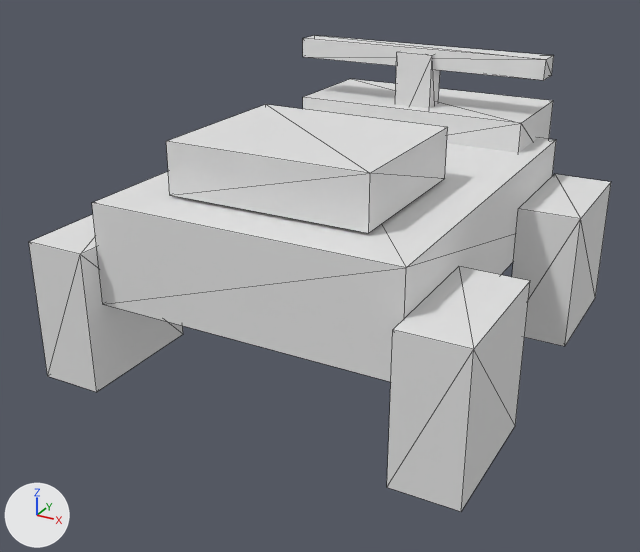
A saved change to the COLLADA model SCIE-Port/src/SCIEPort/Assets/Models/ATV.dae.
The view is the same before and after, from a 50 mm lens placed at (1.48, -2.88, 1.76), pointed at (-0.04, -0.13, 0.39). Every picture has the same lights, and +X, +Y and +Z are marked at lower left. The picture after the commit comes second. Mesh edges are drawn as thin lines.

Names of what the first picture shows: 'ATV'.
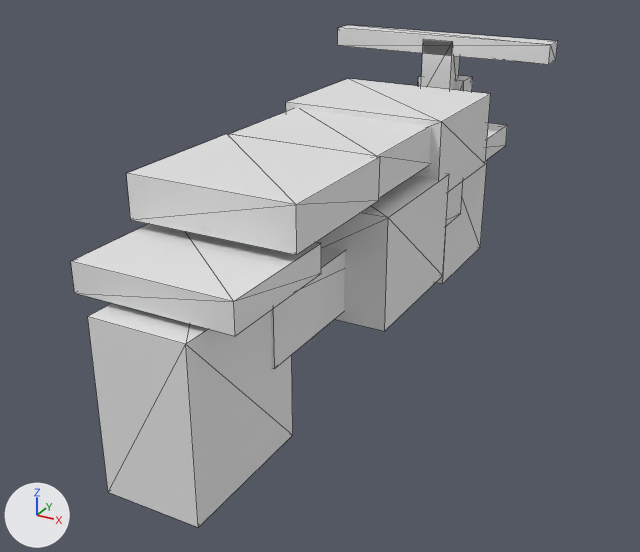
Pixel boxes (x1, y1, x2, y2) of what changed, in the pictures (640 x 552 px):
'ATV', reshaped (16% narrower): before (29, 35, 611, 511); after (71, 25, 558, 527)
part 1 of me_atv, added: after (271, 181, 463, 369)
part 2 of me_atv, added: after (317, 174, 449, 331)
part 3 of me_atv, added: after (286, 79, 491, 192)
part 4 of me_atv, added: after (230, 108, 431, 198)
part 5 of me_atv, added: after (127, 134, 380, 255)
part 6 of me_atv, added: after (418, 76, 473, 92)
part 7 of me_atv, added: after (421, 39, 460, 90)
part 8 of me_atv, added: after (338, 25, 558, 64)
part 9 of me_atv, added: after (437, 160, 487, 284)
part 10 of me_atv, added: after (88, 303, 293, 527)
part 11 of me_atv, added: after (486, 123, 507, 160)
part 12 of me_atv, added: after (71, 224, 321, 336)
part 13 of me_atv, deleted: before (92, 138, 556, 382)
part 14 of me_atv, deleted: before (303, 35, 554, 80)
part 15 of me_atv, deleted: before (387, 266, 530, 511)
part 16 of me_atv, deleted: before (303, 79, 553, 153)
part 17 of me_atv, deleted: before (166, 104, 448, 233)
part 18 of me_atv, deleted: before (512, 174, 611, 346)
part 19 of me_atv, deleted: before (395, 52, 440, 108)
part 20 of me_atv, deleted: before (29, 214, 183, 392)

Patch to the scene script:
```diff
--- a/SCIE-Port/src/SCIEPort/Assets/Models/ATV.dae.py
+++ b/SCIE-Port/src/SCIEPort/Assets/Models/ATV.dae.py
@@ me_atv @@
 # used by ob_atv; location = (0.0, 0.0, 0.0)
-me_atv.from_pydata(...)  # 72 vertices, 108 faces; spans x -0.82..0.82, y -0.83..1.02, z 0.08..1.14
+me_atv.from_pydata(...)  # 96 vertices, 144 faces; spans x -0.5..0.5, y -1.24..1.24, z 0.06..1.16
+# me_atv part 1: a new loose piece, a box spanning x -0.18..0.18, y -0.82..0.82, z 0.38..0.61
+# me_atv part 2: a new loose piece, a box spanning x -0.34..0.34, y -0.35..0.2, z 0.34..0.76
+# me_atv part 3: a new loose piece, a box spanning x -0.33..0.33, y 0.12..0.66, z 0.68..0.98
+# me_atv part 4: a new loose piece, a box spanning x -0.29..0.29, y -0.34..0.14, z 0.81..0.96
+# me_atv part 5: a new loose piece, a box spanning x -0.3..0.3, y -0.88..-0.34, z 0.81..0.96
+# me_atv part 6: a new loose piece, a box spanning x -0.11..0.11, y 0.94..1.06, z 0.3..0.96
+# me_atv part 7: a new loose piece, a box spanning x -0.07..0.07, y 0.88..0.98, z 0.88..1.14
+# me_atv part 8: a new loose piece, a box spanning x -0.5..0.5, y 0.88..0.99, z 1.08..1.16
+# me_atv part 9: a new loose piece, a box spanning x -0.15..0.15, y 0.72..1.24, z 0.06..0.64
+# me_atv part 10: a new loose piece, a box spanning x -0.17..0.17, y -1.24..-0.7, z 0.06..0.66
+# me_atv part 11: a new loose piece, a box spanning x -0.25..0.25, y 0.73..1.2, z 0.62..0.72
+# me_atv part 12: a new loose piece, a box spanning x -0.28..0.28, y -1.17..-0.7, z 0.68..0.78
+# me_atv part 13: the loose piece of 8 vertices spanning x -0.58..0.58, y -0.75..0.82, z 0.4..0.78 is deleted
+# me_atv part 14: the loose piece of 8 vertices spanning x -0.55..0.55, y 0.64..0.75, z 1.06..1.14 is deleted
+# me_atv part 15: the loose piece of 8 vertices spanning x 0.58..0.82, y -0.83..-0.31, z 0.08..0.62 is deleted
+# me_atv part 16: the loose piece of 8 vertices spanning x -0.5..0.5, y 0.55..1.02, z 0.62..0.9 is deleted
+# me_atv part 17: the loose piece of 8 vertices spanning x -0.38..0.38, y -0.58..0.05, z 0.79..0.98 is deleted
+# me_atv part 18: the loose piece of 8 vertices spanning x 0.58..0.82, y 0.34..0.86, z 0.08..0.62 is deleted
+# me_atv part 19: the loose piece of 8 vertices spanning x -0.08..0.08, y 0.62..0.72, z 0.73..1.12 is deleted
+# me_atv part 20: the loose piece of 8 vertices spanning x -0.82..-0.58, y -0.83..-0.31, z 0.08..0.62 is deleted
+# other edits to the shape of me_atv do not show in these pictures
```
